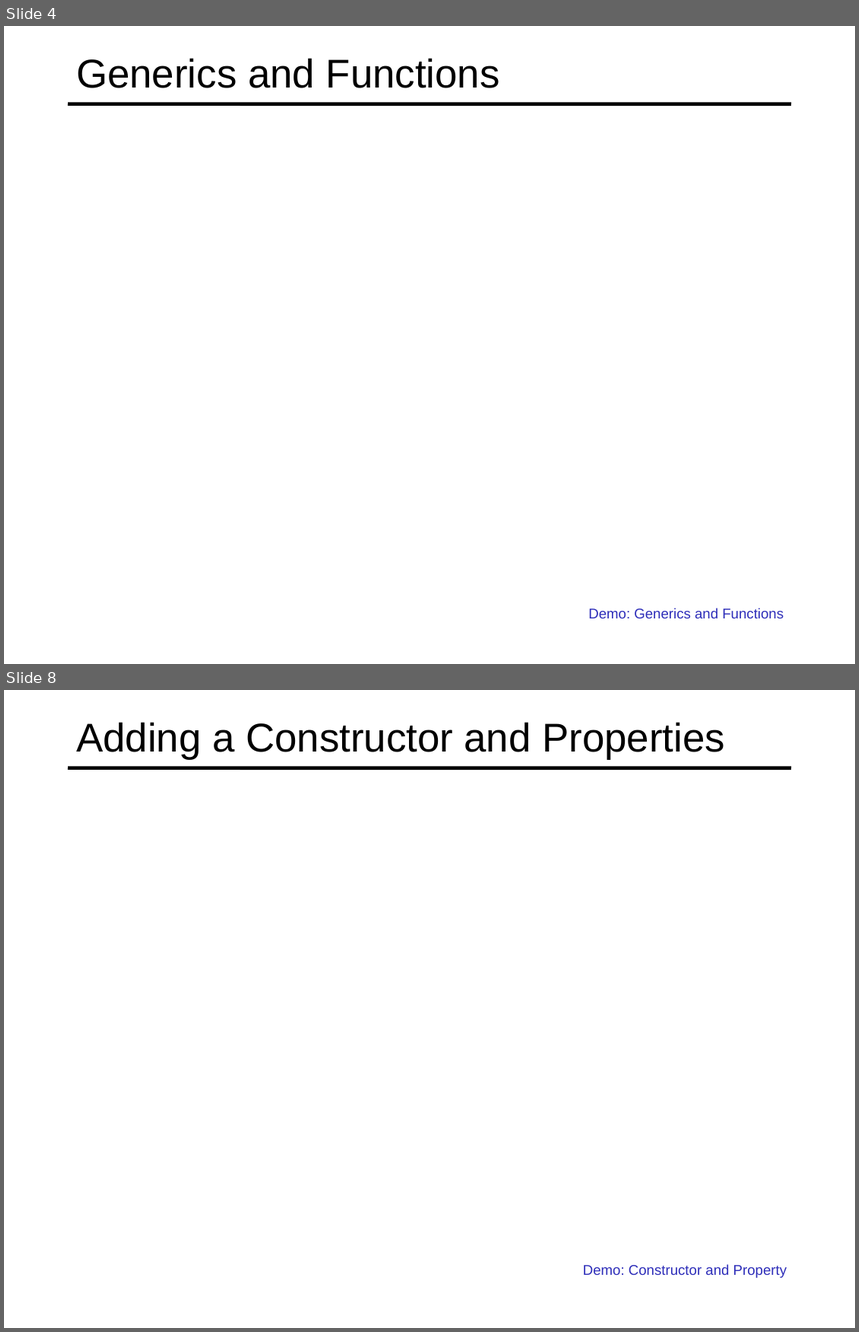
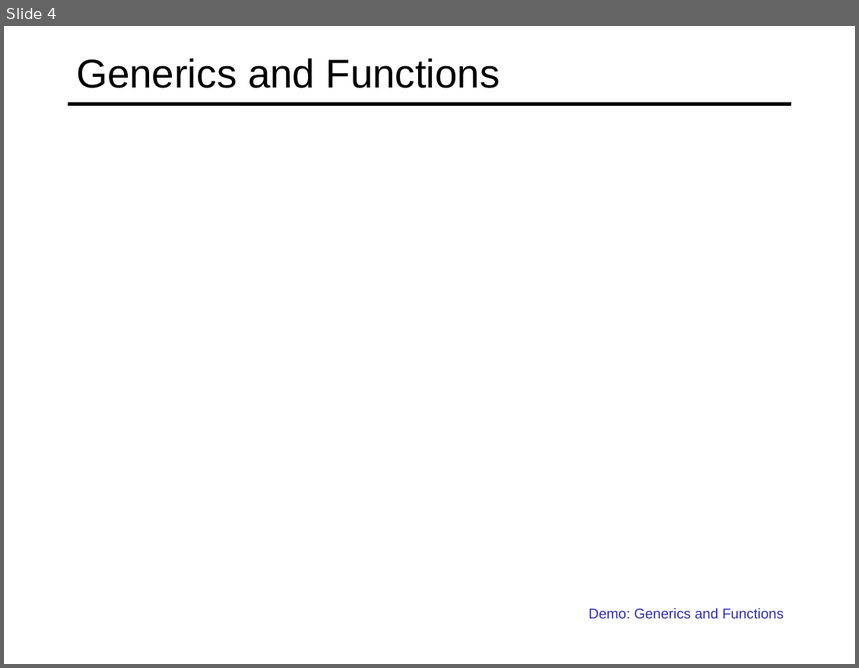
Before and after one commit to specter01wj/Jago_Link_Training, a slide deck: Angular/Angular12/TypeScript Fundamentals/6-Creating-And-Using-Generics/L6_Creating and Using Generics.ppt. Shown one above the other, each under a label of ours: slides 4 and 8 before the commit, slide 4 after it; the slides between them are not shown. The pictures are 859x1332 and 859x668 pixels, drawn with LibreOffice and Linux fonts; fonts in the diff are those of the drawing. Boxes give left, top, right and bottom in pixels: in the first picture for what was removed or moved away, otherwise in the second. Text is boxed around its words. In the diff, an @@ line names an element or a change of style, - is before the commit and + after.

```diff
--- a/Angular/Angular12/TypeScript Fundamentals/6-Creating-And-Using-Generics/L6_Creating and Using Generics.ppt
+++ b/Angular/Angular12/TypeScript Fundamentals/6-Creating-And-Using-Generics/L6_Creating and Using Generics.ppt
@@ slide 8 removed at [4,690,855,1328], background #FFFFFF; not listed: 1 template element that a slide beside it also shows @@
@@ title removed at [76,722,725,760] @@
-Adding a Constructor and Properties
@@ text removed at [583,1265,787,1278] @@
-  Demo: Constructor and Property
```
Also in this commit, not shown: 1 slide changed, 3 slides added, 5 other slides removed.
